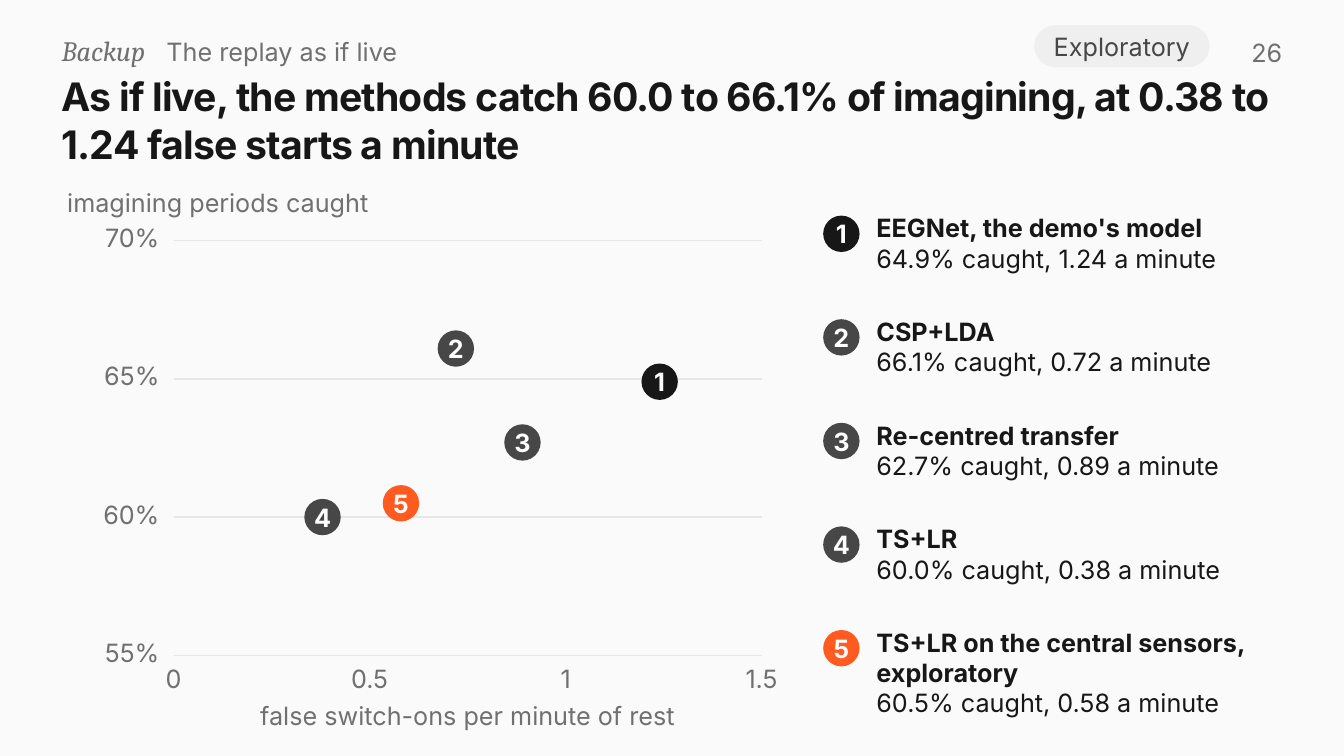
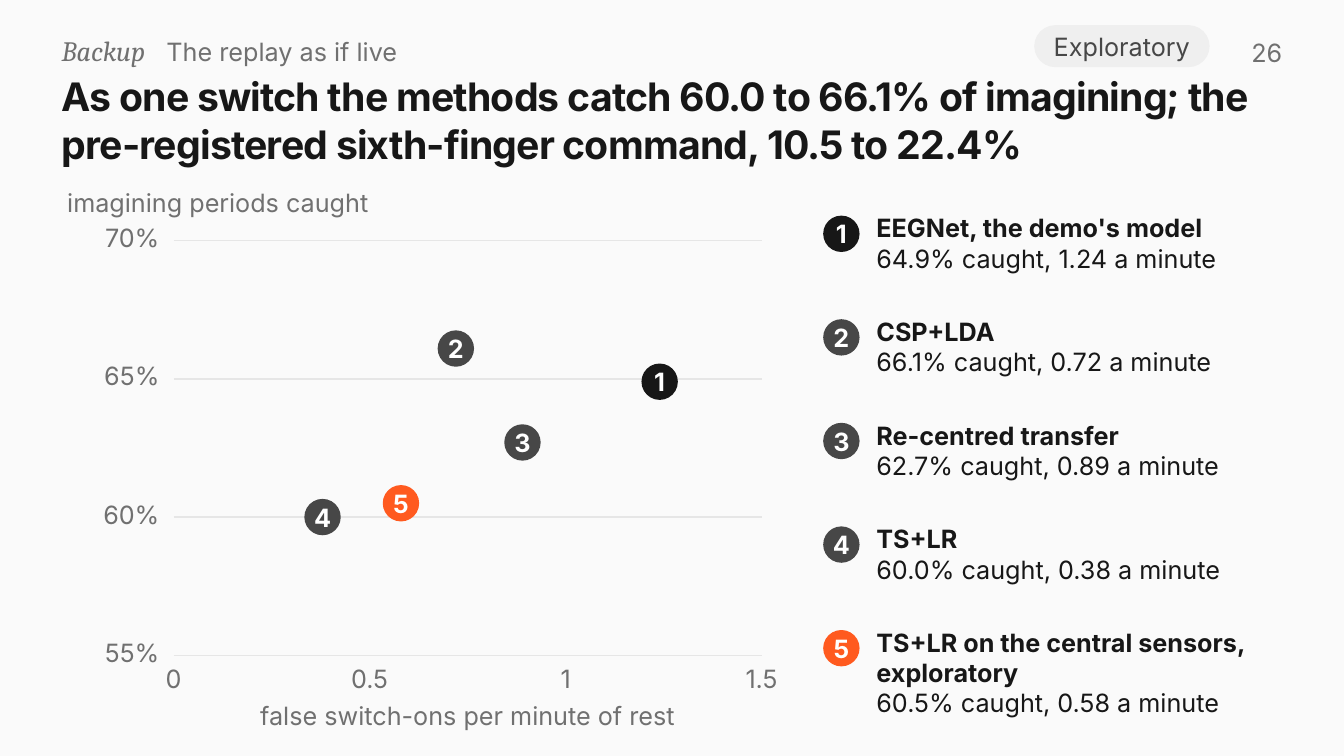
Before and after one commit to rajveeerr/sixth-finger-bci, a slide deck: slide 26 of report/slides/sixth-finger-bci.pptx. Drawn at 1344x756 pixels with LibreOffice and Linux fonts; fonts in the diff are those of the drawing. Boxes give left, top, right and bottom in pixels: in the first picture for what was removed or moved away, otherwise in the second. Text is boxed around its words. In the diff, an @@ line names an element or a change of style, - is before the commit and + after.

```diff
--- a/report/slides/sixth-finger-bci.pptx
+++ b/report/slides/sixth-finger-bci.pptx
@@ title at (62, 81, 1249, 167): text changed @@
-As if live, the methods catch 60.0 to 66.1% of imagining, at 0.38 to 1.24 false starts a minute
+As one switch the methods catch 60.0 to 66.1% of imagining; the pre-registered sixth-finger command, 10.5 to 22.4%
```
Also in this commit, not shown: 10 other slides changed, 2 other files.
